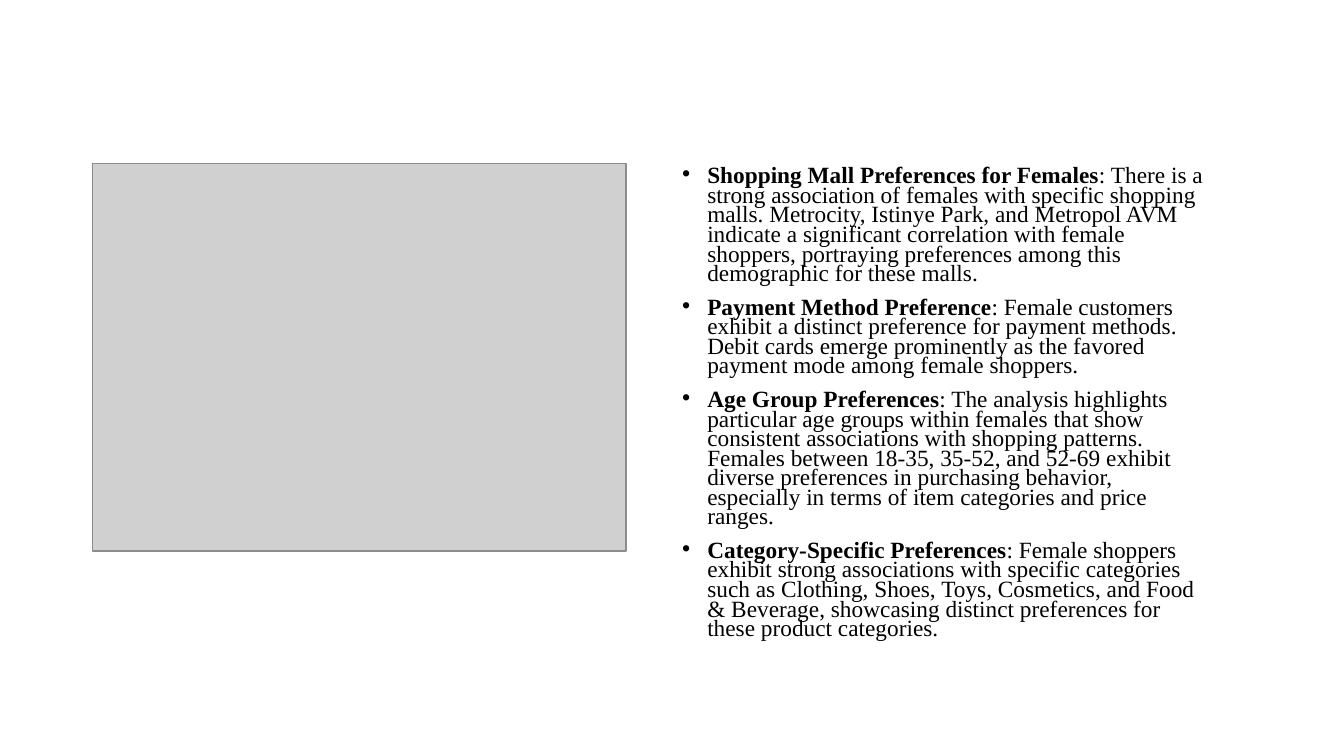
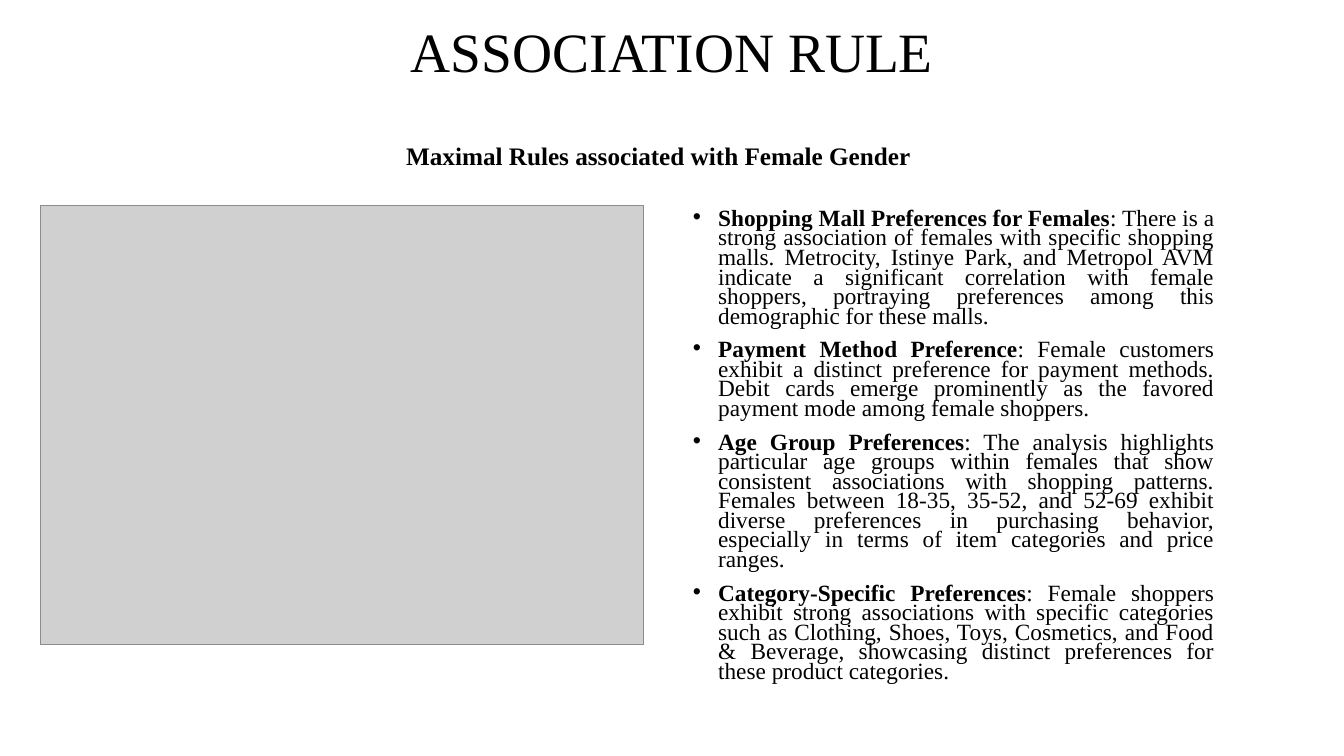
Before and after one commit to Jothish21/Data-Mining-Project-Group4, a slide deck: slide 6 of Group4-Presentation.pptx. Drawn at 1344x756 pixels with LibreOffice and Linux fonts; fonts in the diff are those of the drawing; grey boxes stand for pictures. Boxes give left, top, right and bottom in pixels: in the first picture for what was removed or moved away, otherwise in the second. Text is boxed around its words. In the diff, an @@ line names an element or a change of style, - is before the commit and + after.

```diff
--- a/Group4-Presentation.pptx
+++ b/Group4-Presentation.pptx
@@ title added at <box>411,35,933,73</box>, 39.6 pt, text #000000 @@
+ASSOCIATION RULE
@@ text added at <box>406,147,910,166</box>, 18 pt, text #000000, bold @@
+Maximal Rules associated with Female Gender
@@ picture: place and size @@
-picture at <box>93,163,626,552</box>
+picture at <box>40,206,644,644</box>
@@ text "Shopping Mall Preferences for Females: ...": place and size @@
-text "Shopping Mall Preferences for Females: ..." at <box>707,166,1202,641</box>
+text "Shopping Mall Preferences for Females: ..." at <box>718,209,1214,684</box>
@@ text "Shopping Mall Preferences for Females: ..." at <box>718,209,1214,684</box>: alignment left to justified @@
```
Also in this commit, not shown: 10 other slides changed, 2 slides added, 1 slide removed.
